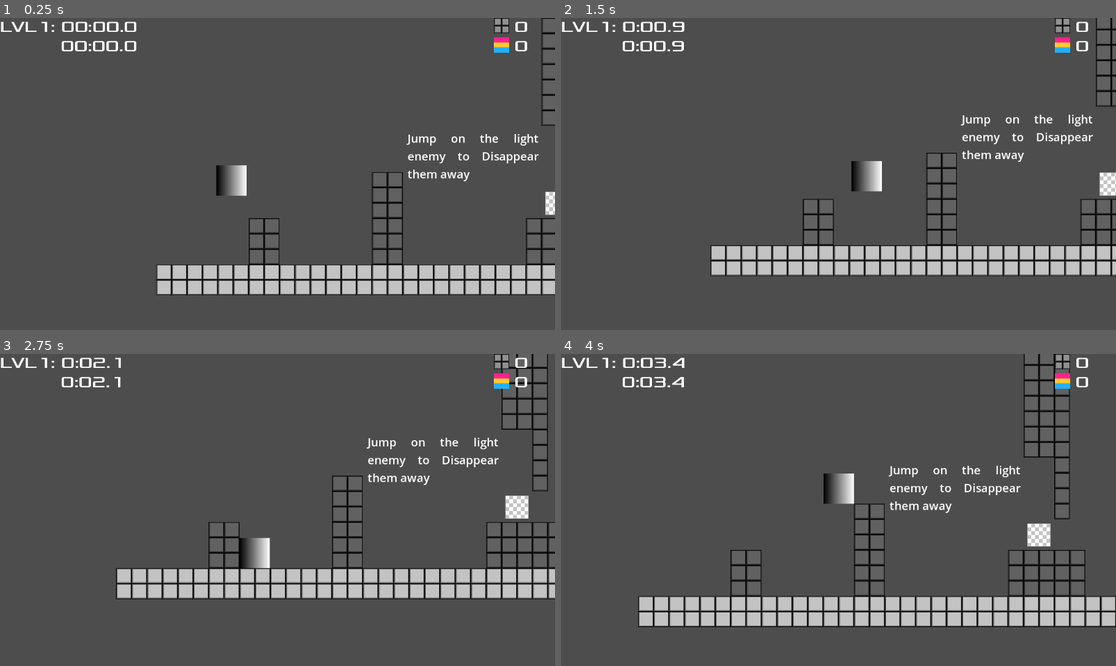
Above: before the commit, frames 1-4 (two rows, left to right).
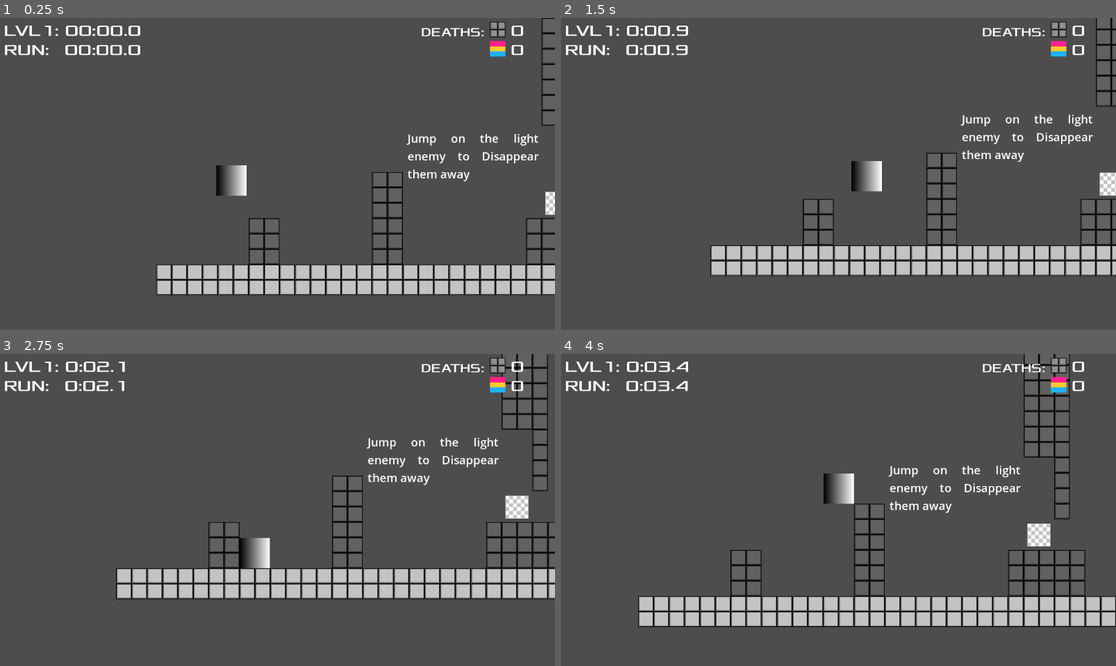
Above: after the commit, the same moments.

Repository: return-misaPuding/swatch-platformer
Game: Godot game, scene res://new_main.tscn
The game is run twice, just before and just after one commit, with the same random seed, the same clock (stepped at 60 frames per second) and the same inputs.
Inputs:
- Up to frame 1 (0.25 s): no input
- Up to frame 2 (1.5 s): tap Enter at 0.5 s; hold Right (ui_right) from 0.53 s (still down); tap Alt at 0.6 s; tap W (jump) at 0.77 s; tap Shift at 1.35 s
- Up to frame 3 (2.75 s): tap W (jump) at 1.52 s; release Right (ui_right) at 2.03 s; hold Left (ui_left) from 2.03 s (still down); tap Alt at 2.1 s
- Up to frame 4 (4 s): release Left (ui_left) at 2.78 s; hold Right (ui_right) from 2.78 s (still down); tap Shift at 2.85 s; tap W (jump) at 3.02, 3.77 s; tap Alt at 3.6 s

The runs differ from the first frame. In frame 1, 1.8% of the frame differs, in the area x 0-95%, y 0-13%; in frame 2, 1.6%; in frame 3, 1.5%; in frame 4, 1.6%.

Commit message:
updated README, HUD fixes

Diff:
--- a/HUD.tscn
+++ b/HUD.tscn
@@ -1,25 +1,32 @@
-[gd_scene load_steps=6 format=3 uid="uid://dvpb1unh17h3m"]
+[gd_scene load_steps=8 format=3 uid="uid://dvpb1unh17h3m"]
 
 [ext_resource type="Script" uid="uid://pcu0nanyscq5" path="res://hud.gd" id="1_efote"]
 [ext_resource type="LabelSettings" uid="uid://y871gnlrx4vk" path="res://HUD.tres" id="1_k5de2"]
 [ext_resource type="Texture2D" uid="uid://w67oacecr6ph" path="res://images/maptile32-bg-grid.png" id="3_vow1y"]
 [ext_resource type="Texture2D" uid="uid://dw0fr3g37g4kt" path="res://images/maptile32-pan.png" id="4_ne771"]
 [ext_resource type="Texture2D" uid="uid://dpt0dtgs446xk" path="res://images/maptile32-fluid.png" id="5_xxqia"]
+[ext_resource type="FontFile" uid="uid://b2cxh82lr1lmb" path="res://Xolonium-Regular.ttf" id="6_gv1iq"]
+
+[sub_resource type="LabelSettings" id="LabelSettings_1and6"]
+font = ExtResource("6_gv1iq")
+font_size = 24
 
 [node name="CanvasLayer" type="CanvasLayer"]
 script = ExtResource("1_efote")
 
 [node name="GlobalTime" type="Label" parent="."]
-offset_left = 126.0
-offset_top = 40.0
-offset_right = 284.0
-offset_bottom = 77.0
+offset_left = 134.0
+offset_top = 48.0
+offset_right = 292.0
+offset_bottom = 85.0
 text = "00:00.0"
 label_settings = ExtResource("1_k5de2")
 
 [node name="LvlTime" type="Label" parent="."]
-offset_right = 285.0
-offset_bottom = 37.0
+offset_left = 8.0
+offset_top = 8.0
+offset_right = 293.0
+offset_bottom = 45.0
 text = "LVL1: 00:00.0"
 label_settings = ExtResource("1_k5de2")
 
@@ -27,8 +34,10 @@
 anchors_preset = 1
 anchor_left = 1.0
 anchor_right = 1.0
-offset_left = -84.0
-offset_bottom = 37.0
+offset_left = -92.0
+offset_top = 8.0
+offset_right = -8.0
+offset_bottom = 45.0
 grow_horizontal = 0
 text = "000"
 label_settings = ExtResource("1_k5de2")
@@ -41,9 +50,10 @@
 anchors_preset = 1
 anchor_left = 1.0
 anchor_right = 1.0
-offset_left = -84.0
-offset_top = 40.0
-offset_bottom = 77.0
+offset_left = -92.0
+offset_top = 48.0
+offset_right = -8.0
+offset_bottom = 85.0
 grow_horizontal = 0
 text = "000"
 label_settings = ExtResource("1_k5de2")
@@ -56,9 +66,10 @@
 anchors_preset = 1
 anchor_left = 1.0
 anchor_right = 1.0
-offset_left = -84.0
-offset_top = 80.0
-offset_bottom = 117.0
+offset_left = -92.0
+offset_top = 88.0
+offset_right = -8.0
+offset_bottom = 125.0
 grow_horizontal = 0
 text = "000"
 label_settings = ExtResource("1_k5de2")
@@ -66,3 +77,23 @@
 [node name="CkptSprite" type="Sprite2D" parent="Ckpt"]
 position = Vector2(-27, 16)
 texture = ExtResource("5_xxqia")
+
+[node name="Label" type="Label" parent="."]
+anchors_preset = 1
+anchor_left = 1.0
+anchor_right = 1.0
+offset_left = -278.0
+offset_top = 16.0
+offset_right = -104.0
+offset_bottom = 53.0
+grow_horizontal = 0
+text = "DEATHS:"
+label_settings = SubResource("LabelSettings_1and6")
+
+[node name="Label2" type="Label" parent="."]
+offset_left = 8.0
+offset_top = 48.0
+offset_right = 103.0
+offset_bottom = 85.0
+text = "RUN:"
+label_settings = ExtResource("1_k5de2")
Not shown, changed: export_presets.cfg
Not shown, changed: README.md
